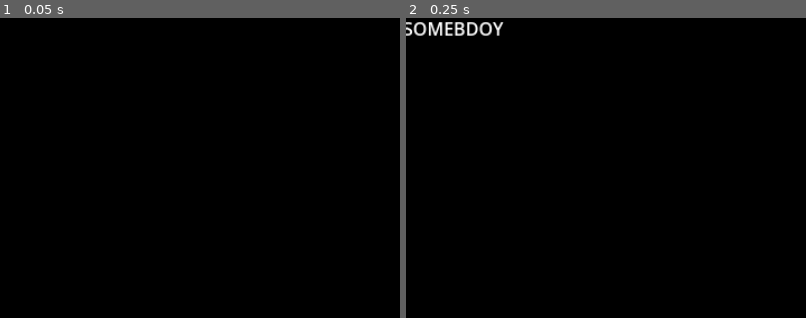
Above: before the commit, frames 1-2 (left to right).
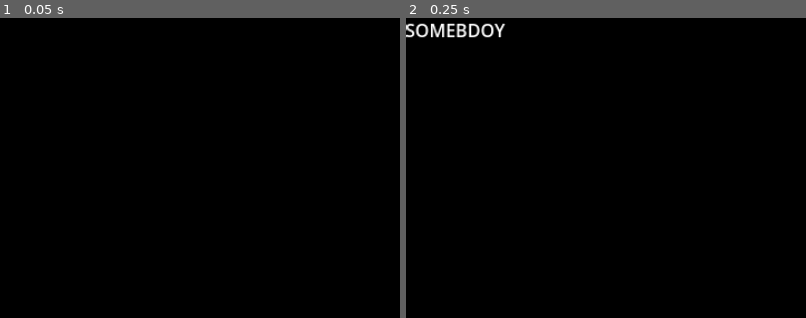
Above: after the commit, the same moments.

Repository: Routund/Substrate_Game
Game: Godot game, scene res://Earth_Screen/Earth_Screen.tscn
Two runs of this game, one before a commit and one after it. Both use one fixed random seed, a clock stepped at 60 frames per second and the inputs below.
Inputs:
- Up to frame 1 (0.05 s): no input
- Up to frame 2 (0.25 s): no input
The pictures show only the part of the screen within x 0-50%, y 0-50%; the shares and areas given below are measured in that part.

Frame 1 is identical in both runs. In frame 2, 1.0% of the frame differs, in the area x 0-25%, y 1-7%.

Commit message:
Changed neon shader to allow bright colours to pass through

Diff:
--- a/Earth_Model/Earth_Model.tscn
+++ b/Earth_Model/Earth_Model.tscn
@@ -12,7 +12,11 @@
 
 [sub_resource type="SphereShape3D" id="SphereShape3D_7inlf"]
 
+[sub_resource type="ORMMaterial3D" id="ORMMaterial3D_7inlf"]
+albedo_color = Color(0.219501, 0.219501, 0.219501, 1)
+
 [sub_resource type="CylinderMesh" id="CylinderMesh_lrfcm"]
+material = SubResource("ORMMaterial3D_7inlf")
 top_radius = 0.01
 bottom_radius = 0.01
 height = 1.2
@@ -27,6 +31,7 @@
 shape = SubResource("SphereShape3D_7inlf")
 
 [node name="MeshInstance3D" type="MeshInstance3D" parent="."]
+transform = Transform3D(0.517011, 0, 0.855978, 0, 1, 0, -0.855978, 0, 0.517011, 0, 0, 0)
 mesh = SubResource("CylinderMesh_lrfcm")
 
 [node name="StealthPlane" parent="." instance=ExtResource("3_7inlf")]
--- a/Earth_Model/Earth_Subview.tscn
+++ b/Earth_Model/Earth_Subview.tscn
@@ -9,7 +9,7 @@
 physics_object_picking = true
 
 [node name="Earth" parent="." instance=ExtResource("1_4768e")]
-transform = Transform3D(-0.293523, 0, -0.955952, 0, 1, 0, 0.955952, 0, -0.293523, 0, 0, 0)
+transform = Transform3D(-0.517773, 0, 0.855518, 0, 1, 0, -0.855518, 0, -0.517773, 0, 0, 0)
 
 [node name="Camera3D" type="Camera3D" parent="."]
 transform = Transform3D(1, 0, 0, 0, 1, 0, 0, 0, 1, 0, 0, 1)
--- a/Earth_Model/Globe.gd
+++ b/Earth_Model/Globe.gd
@@ -22,7 +22,7 @@
 		u = 1+u
 	var v = asin(point.y)/PI + 0.5
 	var colour = world_map.get_pixel(u*world_map.get_size().x-1,(1-v)*world_map.get_size().y)
-	if (Vector3(colour.r,colour.g,colour.b) != Vector3(1.0,1.0,1.0)):
+	if ((Vector3(colour.r,colour.g,colour.b)-Vector3(0.133333, 0.133333, 0.133333)).length() > 0.01):
 		neon_shader.material.set("shader_parameter/exclusive_colour",colour)
 	pass
 
--- a/Earth_Screen/Control_Panel.tscn
+++ b/Earth_Screen/Control_Panel.tscn
@@ -5,9 +5,10 @@
 
 [sub_resource type="ShaderMaterial" id="ShaderMaterial_0jbh4"]
 shader = ExtResource("1_uqmre")
-shader_parameter/thickness = 0.1
+shader_parameter/thickness = 0.01
 shader_parameter/add = 0.001
 shader_parameter/exclusive_colour = Vector3(1, 0.5, 1)
+shader_parameter/shading_thresh = 0.004
 
 [node name="Control" type="Control"]
 layout_mode = 3
--- a/Earth_Screen/Earth_Screen.tscn
+++ b/Earth_Screen/Earth_Screen.tscn
@@ -21,7 +21,7 @@
 [node name="Node3D" type="Node3D"]
 
 [node name="Camera3D" type="Camera3D" parent="."]
-transform = Transform3D(-4.37114e-08, 0, 1, 0, 1, 0, -1, 0, -4.37114e-08, -7.0596, 0, 3.3124)
+transform = Transform3D(-4.37114e-08, 0, 1, 0, 1, 0, -1, 0, -4.37114e-08, -7.0543, 0, 3.3124)
 
 [node name="Earth_Screen" type="MeshInstance3D" parent="."]
 transform = Transform3D(-8.74228e-08, 0, 2, 0, 2, 0, -2, 0, -8.74228e-08, -8.02886, 0, 3.3124)
--- a/Earth_Screen/Planet_Neon.gdshader
+++ b/Earth_Screen/Planet_Neon.gdshader
@@ -2,6 +2,7 @@
 uniform float thickness = 0.0;
 uniform float add = 0.0001;
 uniform vec3 exclusive_colour = vec3(1.0,0.5,1.0);
+uniform float shading_thresh = 0.004;
 
 float mag(vec3 vec){
 	return sqrt(vec.x*vec.x + vec.y*vec.y+vec.z*vec.z);
@@ -14,29 +15,30 @@
 void fragment() {
 	vec4 sample = texture(TEXTURE,UV);
 	vec3 colour = sample.rgb;
+	if (mag(colour) < 0.5){
+		float up = mag(colour- texture(TEXTURE,vec2(UV.x,UV.y+add)).rgb);
+		float left = mag(colour- texture(TEXTURE,vec2(UV.x-add,UV.y)).rgb);
+		float right = mag(colour - texture(TEXTURE,vec2(UV.x+add,UV.y)).rgb);
+		float down = mag(colour - texture(TEXTURE,vec2(UV.x,UV.y-add)).rgb);
 
-	float up = mag(colour- texture(TEXTURE,vec2(UV.x,UV.y+add)).rgb);
-	float left = mag(colour- texture(TEXTURE,vec2(UV.x-add,UV.y)).rgb);
-	float right = mag(colour - texture(TEXTURE,vec2(UV.x+add,UV.y)).rgb);
-	float down = mag(colour - texture(TEXTURE,vec2(UV.x,UV.y-add)).rgb);
-
-	if(up > thickness || down > thickness || left > thickness || right > thickness){
-		COLOR = vec4(1.0,0.55,0.1,1.0);
-	}
-	else if(mag(colour - vec3(1.0,1.0,1.0)) > 0.1 && sample.a > 0.0){
-		if (mag(colour- texture(TEXTURE,vec2(UV.x,UV.y+add*10.0)).rgb) > 0.004 || mag(colour - texture(TEXTURE,vec2(UV.x,UV.y-add*10.0)).rgb) > 0.004 || mag(colour- texture(TEXTURE,vec2(UV.x-add*10.0,UV.y)).rgb) > 0.004 || mag(colour- texture(TEXTURE,vec2(UV.x+add*10.0,UV.y)).rgb) > 0.004){
-			COLOR = vec4(010,0.55,0.1,0.6);
+		if(up > thickness || down > thickness || left > thickness || right > thickness){
+			COLOR = vec4(1.0,0.55,0.1,1.0);
+		}
+		else if(mag(colour - vec3(0.1333, 0.1333, 0.1333)) > 0.1 && sample.a > 0.0){
+			if (mag(colour- texture(TEXTURE,vec2(UV.x,UV.y+add*10.0)).rgb) > shading_thresh || mag(colour - texture(TEXTURE,vec2(UV.x,UV.y-add*10.0)).rgb) > shading_thresh || mag(colour- texture(TEXTURE,vec2(UV.x-add*10.0,UV.y)).rgb) > shading_thresh || mag(colour- texture(TEXTURE,vec2(UV.x+add*10.0,UV.y)).rgb) > shading_thresh){
+				COLOR = vec4(010,0.55,0.1,0.6);
+			}
+			else{
+				COLOR = vec4(0);
+			}
 		}
 		else{
 			COLOR = vec4(0);
 		}
-	}
-	else{
-		COLOR = vec4(0);
-	}
 
-	if (mag(colour-exclusive_colour) < 0.05){
-		COLOR = vec4(1.0,0.55,0.1,0.8);
+		if (mag(colour-exclusive_colour) < 0.05){
+			COLOR = vec4(1.0,0.75,0.5,1.0);
+		}
 	}
 	 //Called for every pixel the material is visible on.
 }
--- a/Stealth_Plane/Stealth_Plane.tscn
+++ b/Stealth_Plane/Stealth_Plane.tscn
@@ -14,8 +14,16 @@
 material = SubResource("StandardMaterial3D_lchg8")
 size = Vector2(0.02, 0.02)
 
+[sub_resource type="BoxShape3D" id="BoxShape3D_lchg8"]
+size = Vector3(0.025, 0.001, 0.025)
+
 [node name="StealthPlane" type="Node3D"]
 script = ExtResource("1_lchg8")
 
 [node name="MeshInstance3D" type="MeshInstance3D" parent="."]
 mesh = SubResource("PlaneMesh_f8oqj")
+
+[node name="Area3D" type="Area3D" parent="."]
+
+[node name="CollisionShape3D" type="CollisionShape3D" parent="Area3D"]
+shape = SubResource("BoxShape3D_lchg8")
Not shown: 1 places in Earth_Model/Earth_Model.tscn that only renumber resources
Binary file changed: Earth_Model/Material Base Color.png
Not shown: 1 places in Stealth_Plane/Stealth_Plane.tscn that only renumber resources
Not shown, changed: Earth_Model/Material Base Color.png~
